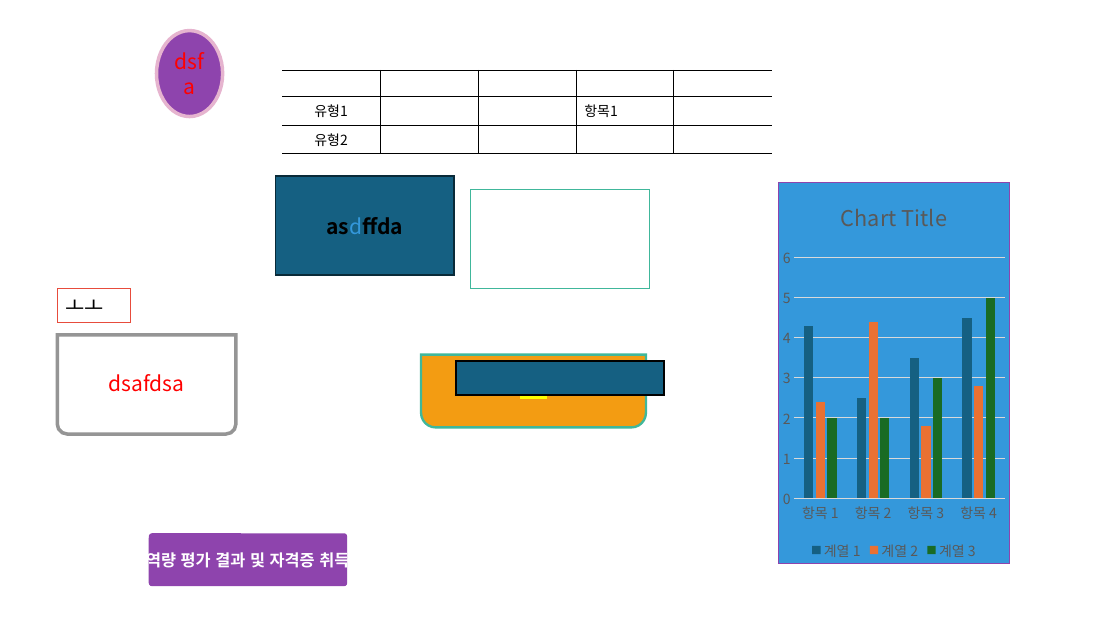
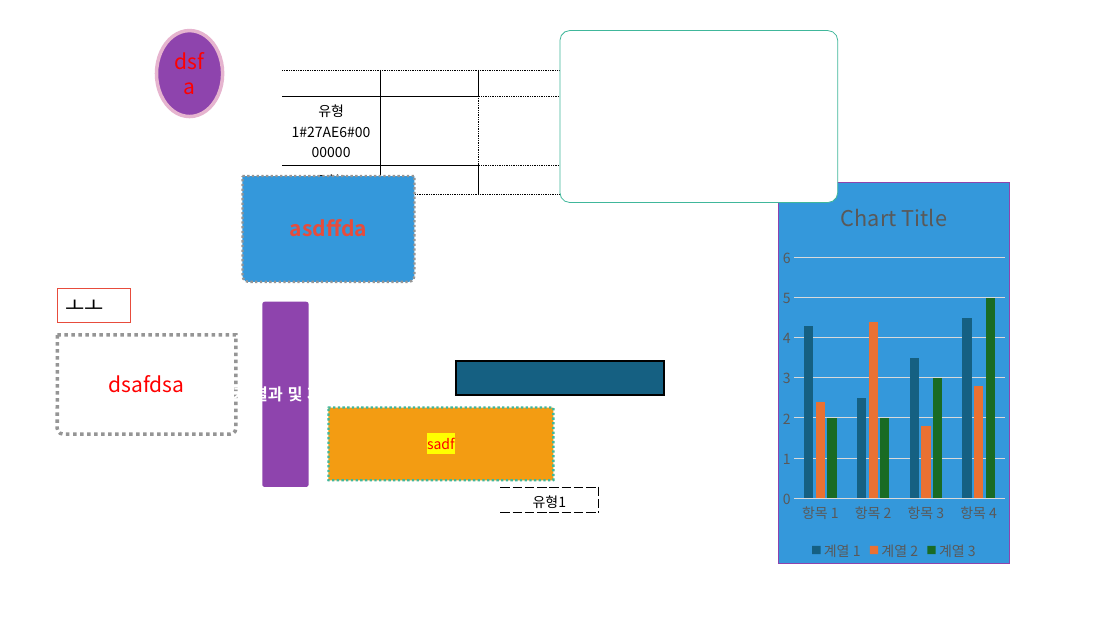
Before and after one commit to kblee0/office, a slide deck: slide 1 of powerpoint/stylex/StyleX.pptm. Drawn at 1120x630 pixels with LibreOffice and Linux fonts; fonts in the diff are those of the drawing. Boxes give left, top, right and bottom in pixels: in the first picture for what was removed or moved away, otherwise in the second. Text is boxed around its words. In the diff, an @@ line names an element or a change of style, - is before the commit and + after.

Commit message:
update

```diff
--- a/powerpoint/stylex/StyleX.pptm
+++ b/powerpoint/stylex/StyleX.pptm
@@ rounded rectangle added at (560,30,839,202), fill #FFFFFF, outline #40B79B 0.67 pt @@
@@ table at (282,71,774,181) @@
-row 2, column 1: 유형1
+row 2, column 1: 유형1#27AE6#0000000
@@ borders changed @@
@@ round same rect "asdffda": place and size @@
-round same rect "asdffda" at (276,176,455,276)
+round same rect "asdffda" at (243,176,415,282)
@@ round same rect "asdffda" at (243,176,415,282): text colour #000000 to #E74C3C, text colour #3498DB to #E74C3C, bold on in "asdffda"; rectangle to round same rect; fill #156082 to #3498DB; outline #092A39 1.5 pt to #959595 2 pt dashed @@
@@ rectangle removed at (471,189,649,288) @@
@@ rounded rectangle "역량 평가 결과 및 자격증 ...": place and size @@
-rounded rectangle "역량 평가 결과 및 자격증 ..." at (149,534,347,586)
+rounded rectangle "역량 평가 결과 및 자격증 ..." at (262,302,308,486)
@@ rounded rectangle "역량 평가 결과 및 자격증 ..." at (262,302,308,486): proportions changed @@
@@ round same rect "dsafdsa" at (57,335,236,434): outline #959595 3 pt to #959595 3 pt dashed; proportions changed @@
@@ rounded rectangle "sadf": place and size @@
-rounded rectangle "sadf" at (421,355,646,428)
+rounded rectangle "sadf" at (329,408,554,481)
@@ rounded rectangle "sadf" at (329,408,554,481): round same rect to rounded rectangle; outline #40B79B 2 pt to #40B79B 2 pt dashed @@
@@ table added at (501,487,599,513), 1 rows, 1 columns @@
+유형1
```
